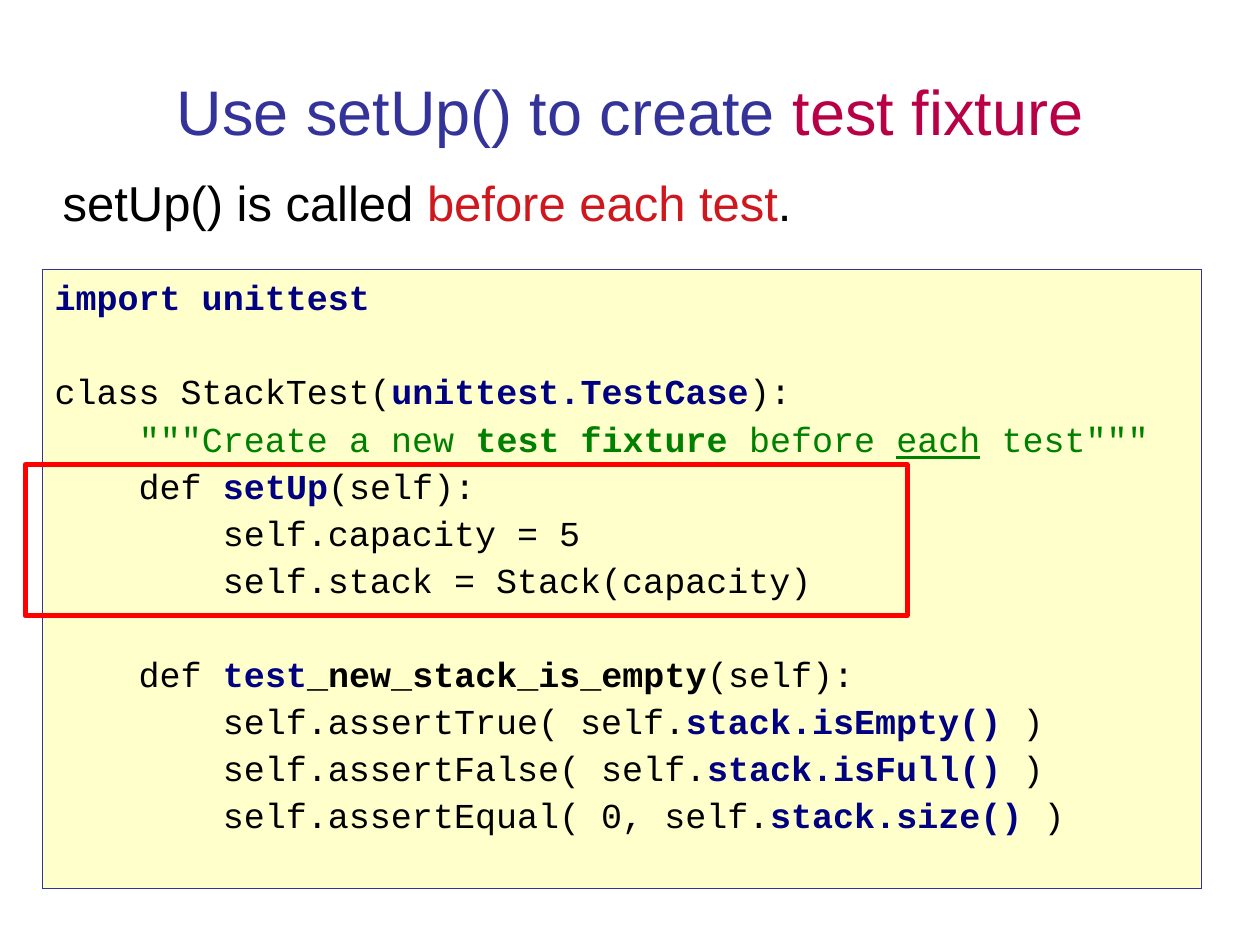
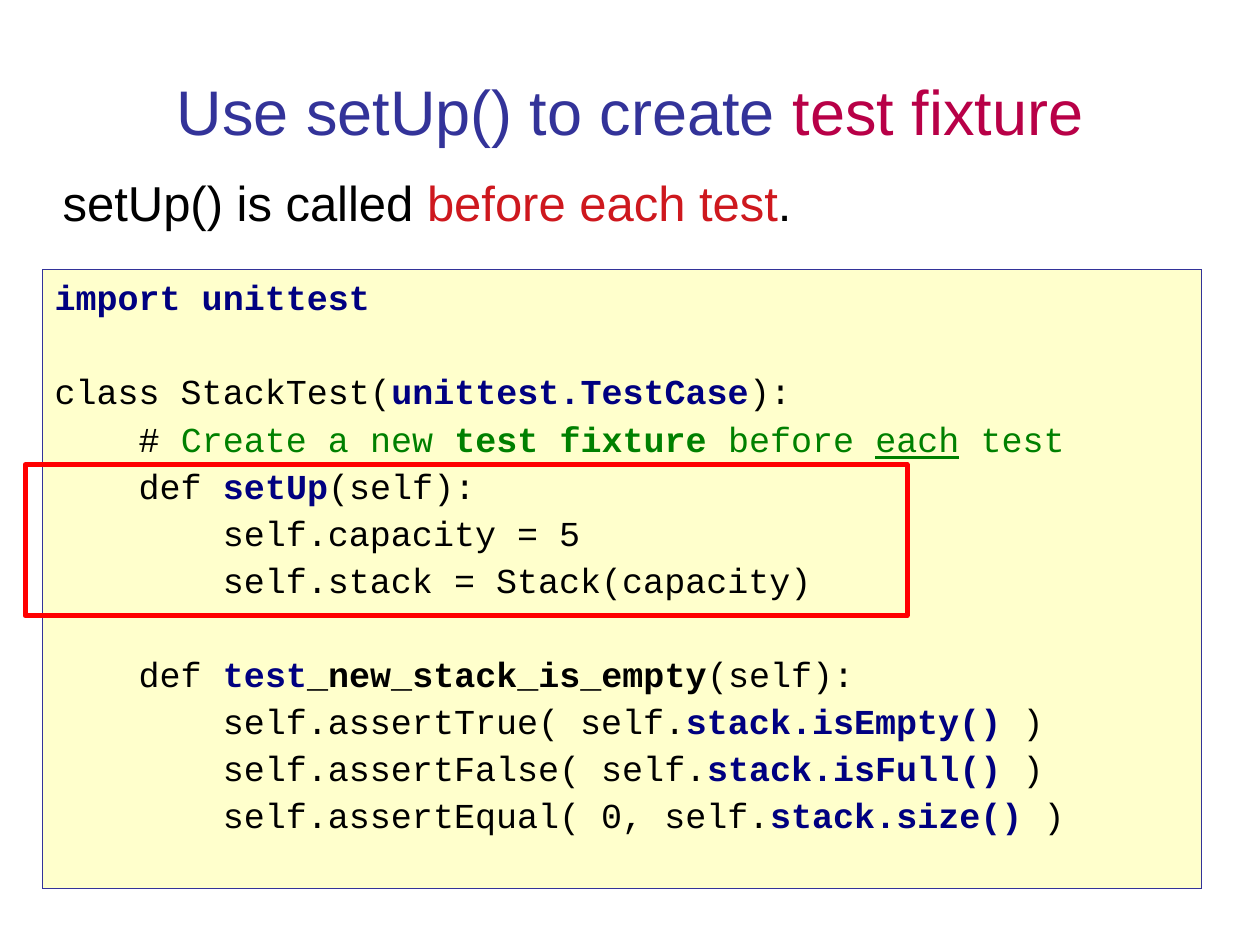
Before and after one commit to cpske/ISP, a slide deck: slide 26 of testing/PythonUnitTesting.ppt (slide 25 before the commit). Drawn at 1260x945 pixels with LibreOffice and Linux fonts; fonts in the diff are those of the drawing. Boxes give left, top, right and bottom in pixels: in the first picture for what was removed or moved away, otherwise in the second. Text is boxed around its words. In the diff, an @@ line names an element or a change of style, - is before the commit and + after.

```diff
--- a/testing/PythonUnitTesting.ppt
+++ b/testing/PythonUnitTesting.ppt
@@ text in rectangle at [181,427,1065,459]: text changed @@
-"""Create a new test fixture before each test"""
+# Create a new test fixture before each test
```
Also in this commit, not shown: 8 other slides changed, 2 slides added, 1 slide removed, 1 other file.
